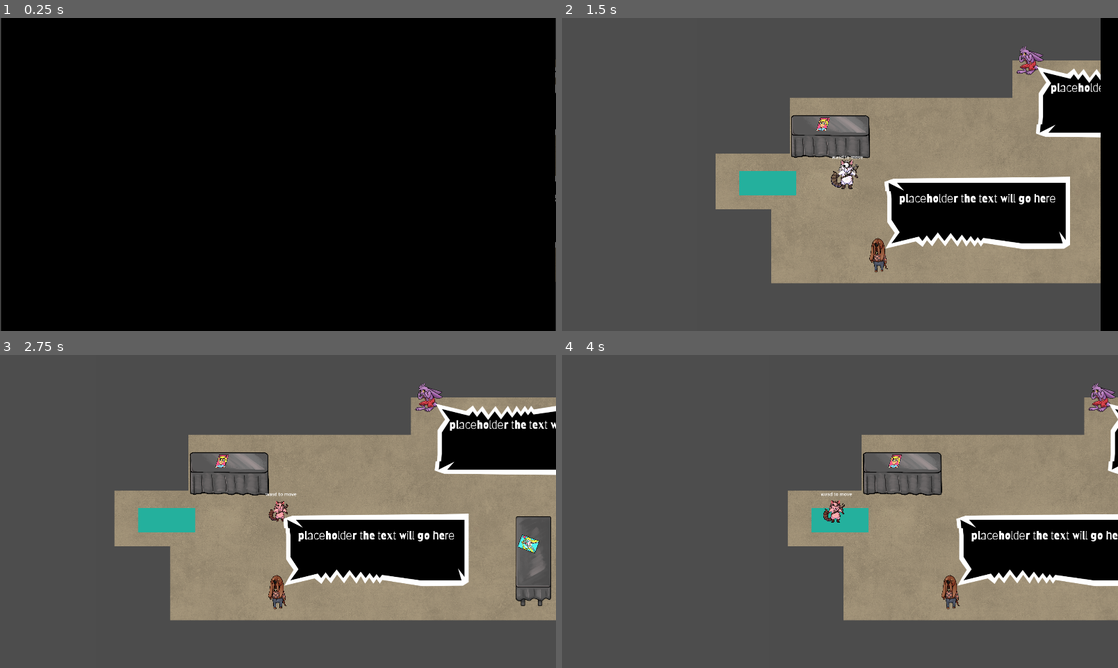
Above: before the commit, frames 1-4 (two rows, left to right).
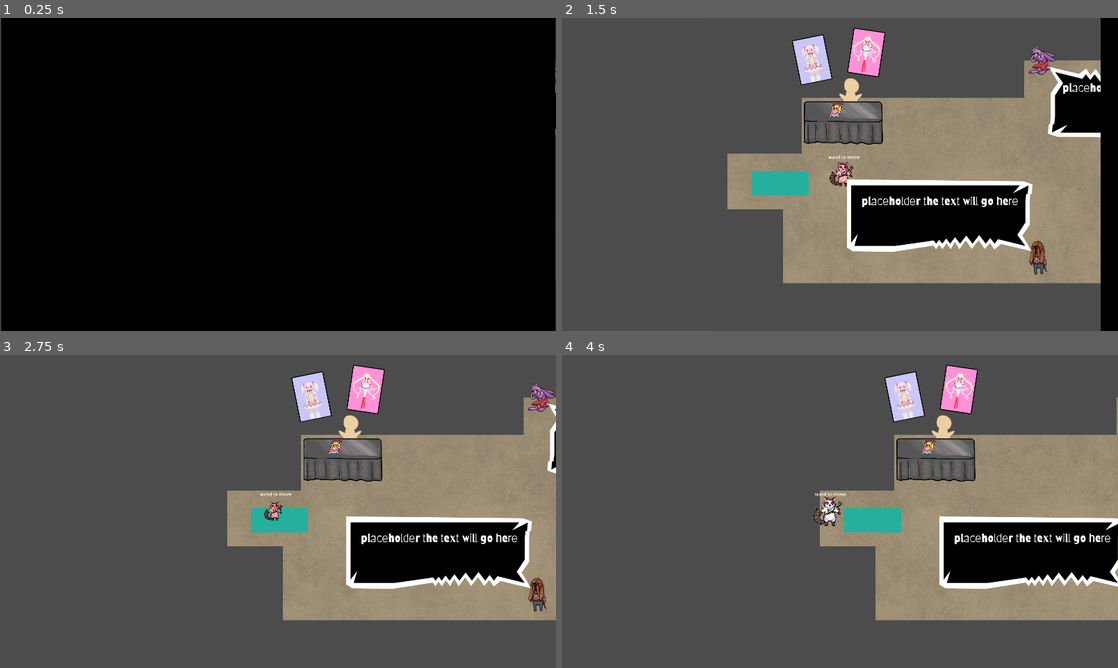
Above: after the commit, the same moments.

Repository: Limeyuzu/power-up-jam-2026
Game: Godot game, scene res://Scenes/MovementTest.tscn
Two runs of this game, one before a commit and one after it. Both use one fixed random seed, a clock stepped at 60 frames per second and the inputs below.
Inputs (mouse positions are in pixels of both pictures, inside the frame that each line leads up to):
- Up to frame 1 (0.25 s): no input
- Up to frame 2 (1.5 s): tap Enter (ui_accept) at 0.5, 0.77 s; move the mouse to (962, 158) at 0.52 s; hold Right (ui_right) 0.53-1.25 s; tap Space at 0.6 s; click (962, 158) at 0.67 s; drag from (728, 190) to (995, 212) at 1.27 s
- Up to frame 3 (2.75 s): move the mouse to (333, 442) at 2.02 s; hold Right (ui_right) from 2.03 s (still down); tap Space at 2.1 s
- Up to frame 4 (4 s): release Right (ui_right) at 2.75 s; drag from (812, 574) to (1090, 439) at 2.77 s; move the mouse to (1006, 558) at 3.52 s; hold Left (ui_left) from 3.53 s (still down); tap Space at 3.6 s; tap Enter (ui_accept) at 3.77 s

The runs differ from the first frame. In frame 1, less than 0.1% of the frame differs, in the area x 99-100%, y 50-74%; in frame 2, 13%; in frame 3, 29%, in the area x 20-100%, y 3-85%; in frame 4, 12%.

Commit message:
finish setting up example room

Diff:
--- a/Scenes/MovementTest.tscn
+++ b/Scenes/MovementTest.tscn
@@ -6,12 +6,15 @@
 [ext_resource type="Texture2D" uid="uid://djck814hb158w" path="res://sprites/floor.jpg" id="3_fsk2n"]
 [ext_resource type="Texture2D" uid="uid://dxdpwdmxneer8" path="res://sprites/wall.JPG" id="4_lj3dt"]
 [ext_resource type="Script" uid="uid://d0yr8wuvr5tdp" path="res://Scripts/spawn.gd" id="5_2ts83"]
+[ext_resource type="Texture2D" uid="uid://ckqf5f6rae5ni" path="res://sprites/Character Sprites/Random NPC.png" id="5_hibly"]
 [ext_resource type="PackedScene" uid="uid://c818bq4ccncyt" path="res://Scenes/table-wide.tscn" id="6_2ts83"]
 [ext_resource type="PackedScene" uid="uid://cx30hg3u3nvc3" path="res://Scenes/player.tscn" id="6_irc8b"]
 [ext_resource type="Texture2D" uid="uid://bvib53rw3xq78" path="res://sprites/Environment Sprites/Posters/Anime Poster 2.png" id="6_mjynw"]
 [ext_resource type="Texture2D" uid="uid://dx2df26xvxqvn" path="res://sprites/Environment Sprites/Posters/Anime Poster.png" id="8_mjynw"]
 [ext_resource type="Script" uid="uid://dgxe860c5lnua" path="res://Scripts/UI_manager.gd" id="10_0jtpg"]
+[ext_resource type="Texture2D" uid="uid://b7wcoxydusjsw" path="res://sprites/Environment Sprites/Posters/Anime Poster 4.png" id="10_b3thw"]
 [ext_resource type="PackedScene" uid="uid://dsigt28ms3vue" path="res://Scenes/table-long.tscn" id="10_irc8b"]
+[ext_resource type="Texture2D" uid="uid://d0ilbd1j8wd2v" path="res://sprites/Environment Sprites/Posters/Anime Poster 3.png" id="11_qvwxf"]
 [ext_resource type="PackedScene" uid="uid://b86qgtavmx8un" path="res://Scenes/npcs/old_dog.tscn" id="14_gia7o"]
 [ext_resource type="PackedScene" uid="uid://c2e6070cdp5be" path="res://Scenes/npcs/rabbit.tscn" id="14_hibly"]
 
@@ -58,25 +61,45 @@
 rendering_quadrant_size = 128
 physics_quadrant_size = 128
 
+[node name="RandomNpc" type="Sprite2D" parent="." unique_id=1080069575]
+position = Vector2(361, 258)
+scale = Vector2(0.3, 0.3)
+texture = ExtResource("5_hibly")
+
+[node name="RandomNpc2" type="Sprite2D" parent="." unique_id=693968719]
+position = Vector2(1490, 663)
+scale = Vector2(0.3, 0.3)
+texture = ExtResource("5_hibly")
+
 [node name="TableLong" parent="." unique_id=72580967 instance=ExtResource("10_irc8b")]
 position = Vector2(1383, 692)
 scale = Vector2(0.4, 0.4)
 
-[node name="Sprite2D2" type="Sprite2D" parent="TableLong" unique_id=1760907856]
+[node name="TablePoster" type="Sprite2D" parent="TableLong" unique_id=1760907856]
 position = Vector2(-42.499996, -147.49998)
 rotation = -1.2130039
 scale = Vector2(0.4, 0.4)
 texture = ExtResource("6_mjynw")
 
 [node name="TableWide" parent="." unique_id=1116605915 instance=ExtResource("6_2ts83")]
-position = Vector2(333, 391)
+position = Vector2(336, 343)
 scale = Vector2(0.4, 0.4)
 
-[node name="Sprite2D2" type="Sprite2D" parent="TableWide" unique_id=1197356769]
+[node name="TablePoster" type="Sprite2D" parent="TableWide" unique_id=1197356769]
 position = Vector2(-64.99999, -107.49999)
 scale = Vector2(0.3, 0.3)
 skew = 0.3036873
 texture = ExtResource("8_mjynw")
+
+[node name="WallPoster" type="Sprite2D" parent="TableWide" unique_id=851796644]
+position = Vector2(197.49998, -607.5)
+rotation = 0.14835298
+texture = ExtResource("10_b3thw")
+
+[node name="WallPoster2" type="Sprite2D" parent="TableWide" unique_id=1758470347]
+position = Vector2(-269.99997, -544.9999)
+rotation = -0.19896753
+texture = ExtResource("11_qvwxf")
 
 [node name="Exit" type="Area2D" parent="." unique_id=65981014]
 position = Vector2(1849, 307)
@@ -190,7 +213,8 @@
 dialogueOrientation = 1
 
 [node name="OldDog" parent="." unique_id=1535402762 instance=ExtResource("14_gia7o")]
-position = Vector2(499, 799)
+position = Vector2(1009, 808)
+dialogueOrientation = 3
 
 [connection signal="body_entered" from="Exit" to="Exit" method="_on_body_entered"]
 [connection signal="pressed" from="NonDiageticUI/Control/NextLevelButton" to="NonDiageticUI/Control" method="_on_next_level_button_pressed"]
